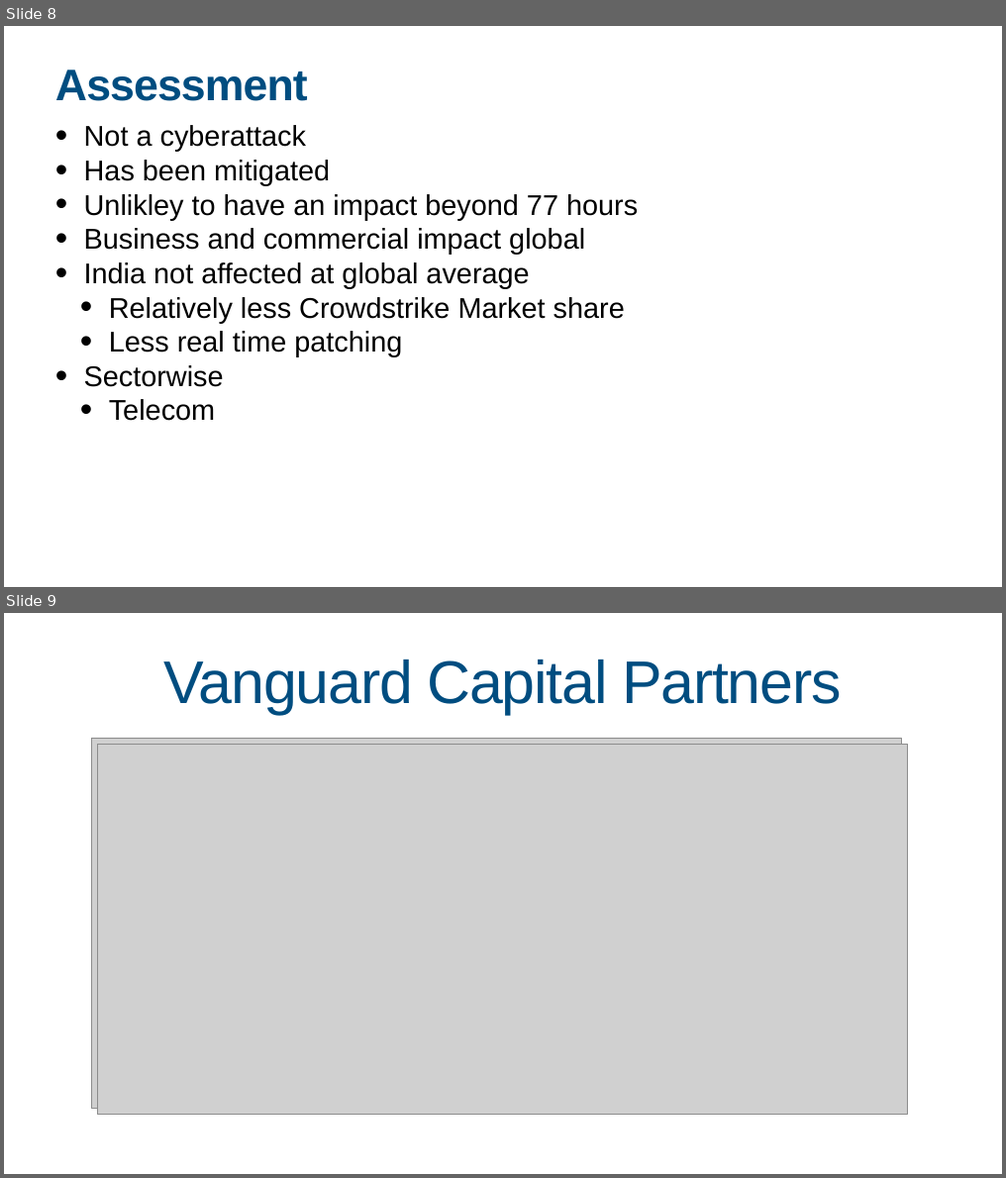
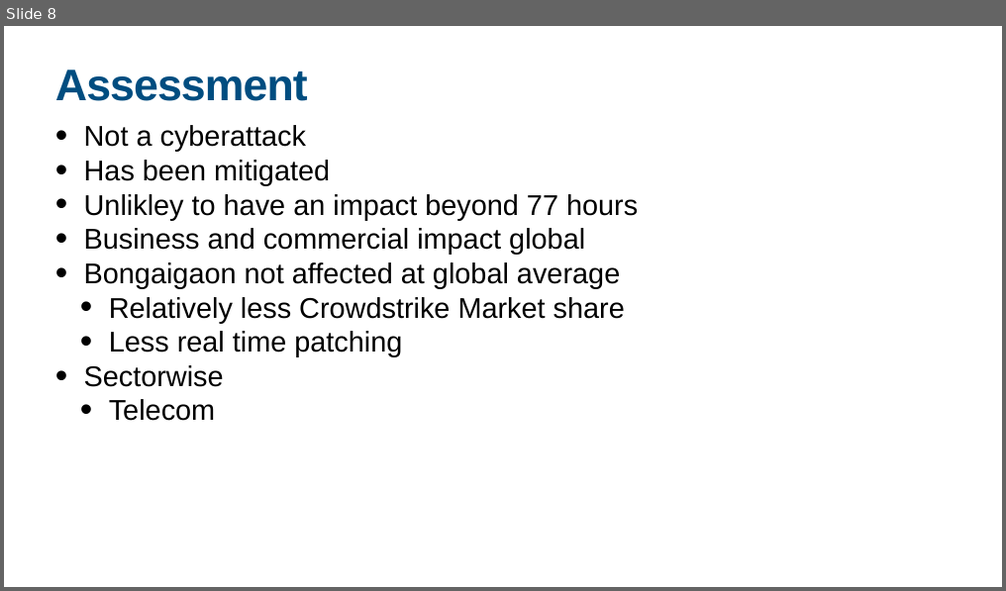
Before and after one commit to Swarnim1812/REDACT-TOOL, a slide deck: backend/outputs2/redacted_Crowdstrike_Prelim_Assessment_new.pptx. Shown one above the other, each under a label of ours: slides 8 and 9 before the commit, slide 8 after it. The pictures are 1006x1178 and 1006x591 pixels, drawn with LibreOffice and Linux fonts; fonts in the diff are those of the drawing; grey boxes stand for pictures. Boxes give left, top, right and bottom in pixels: in the first picture for what was removed or moved away, otherwise in the second. Text is boxed around its words. In the diff, an @@ line names an element or a change of style, - is before the commit and + after.

```diff
--- a/backend/outputs2/redacted_Crowdstrike_Prelim_Assessment_new.pptx
+++ b/backend/outputs2/redacted_Crowdstrike_Prelim_Assessment_new.pptx
@@ slide 9 removed at box(4, 613, 1002, 1174), background #FFFFFF @@
@@ text removed at box(164, 660, 842, 715) @@
-Vanguard Capital Partners
@@ picture removed at box(91, 738, 901, 1108) @@
@@ picture removed at box(97, 744, 907, 1114) @@
@@ slide 8 changed as well @@
@@ text at box(84, 263, 620, 288): text changed @@
-• India not affected at global average
+• Bongaigaon not affected at global average
```
Also in this commit, not shown: 10 other slides changed, 1 slide added, 10 other files.
